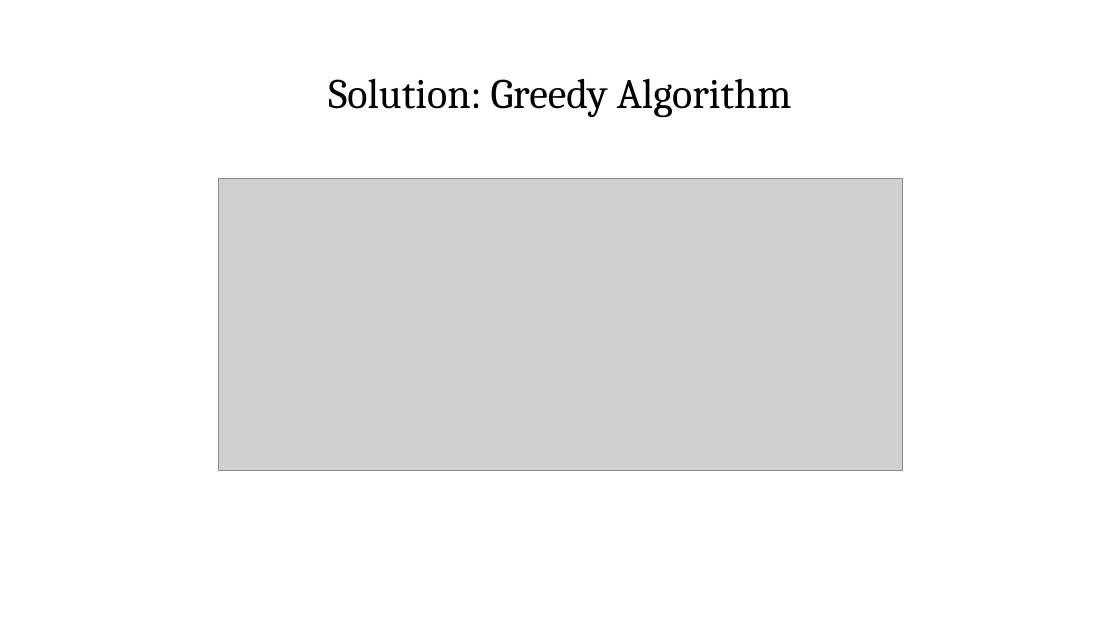
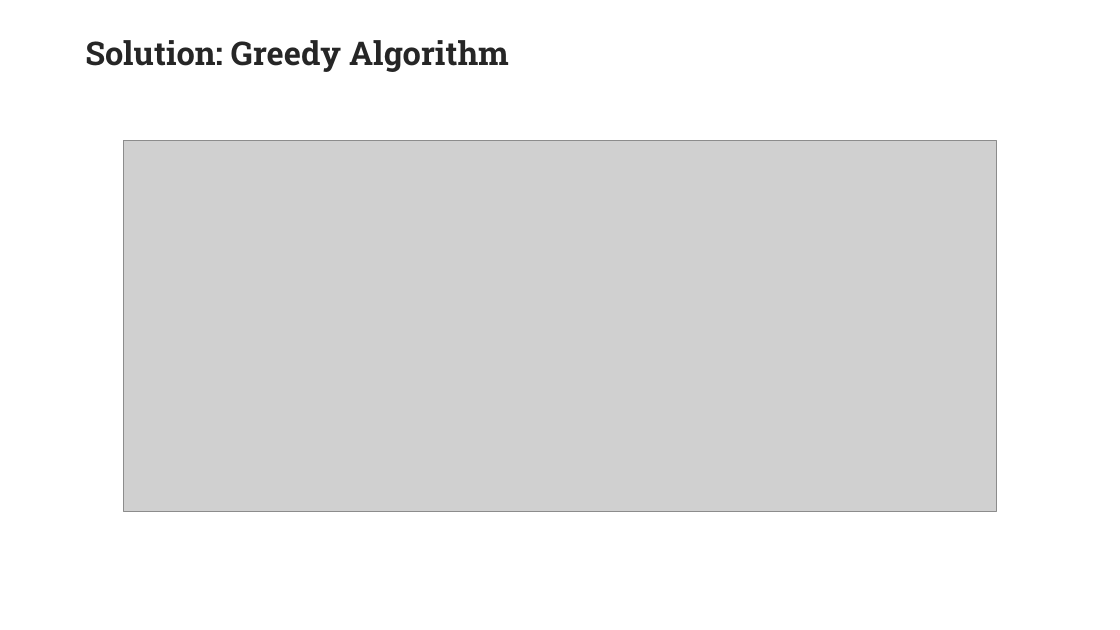
Before and after one commit to ManuManu97/k-degree, a slide deck: slide 5 of Presentazione.pptx (slide 4 before the commit). Drawn at 1120x630 pixels with LibreOffice and Linux fonts; fonts in the diff are those of the drawing; grey boxes stand for pictures; background and template pictures are left out. Boxes give left, top, right and bottom in pixels: in the first picture for what was removed or moved away, otherwise in the second. Text is boxed around its words. In the diff, an @@ line names an element or a change of style, - is before the commit and + after.

```diff
--- a/Presentazione.pptx
+++ b/Presentazione.pptx
@@ title "Solution: Greedy Algorithm" at [85, 40, 509, 72]: size 36 to 28 pt, font Cambria to Roboto Slab, text colour #000000 to #262626, bold on; alignment centre to left; vertical alignment middle to top @@
@@ picture: place and size @@
-picture at [218, 178, 902, 471]
+picture at [124, 141, 996, 512]
```
Also in this commit, not shown: 15 other slides changed, 3 slides added, 2 slides removed.
